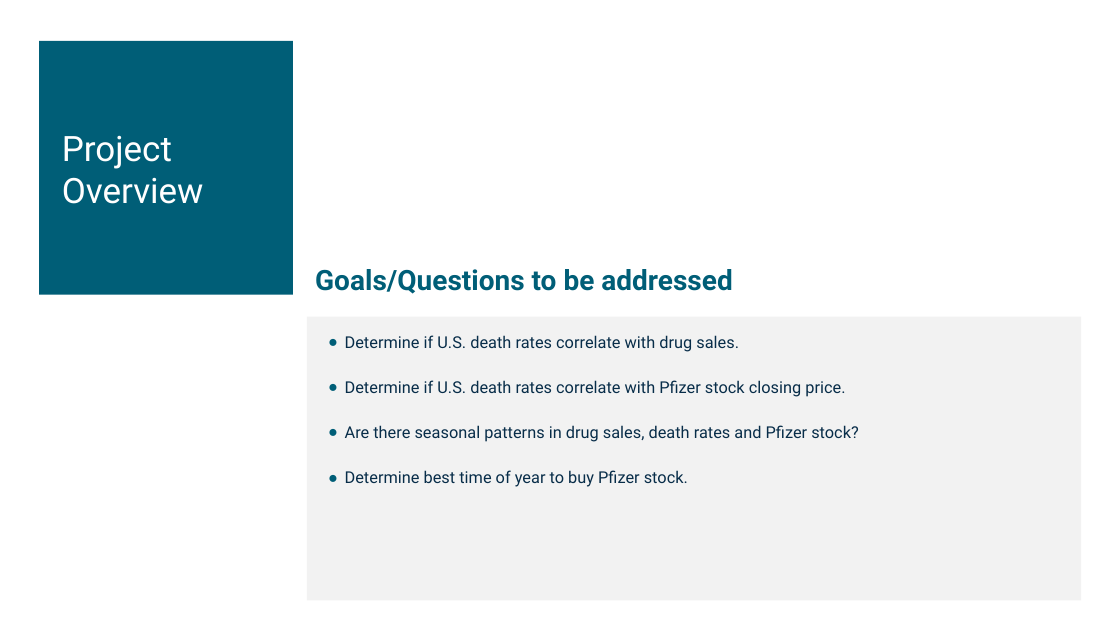
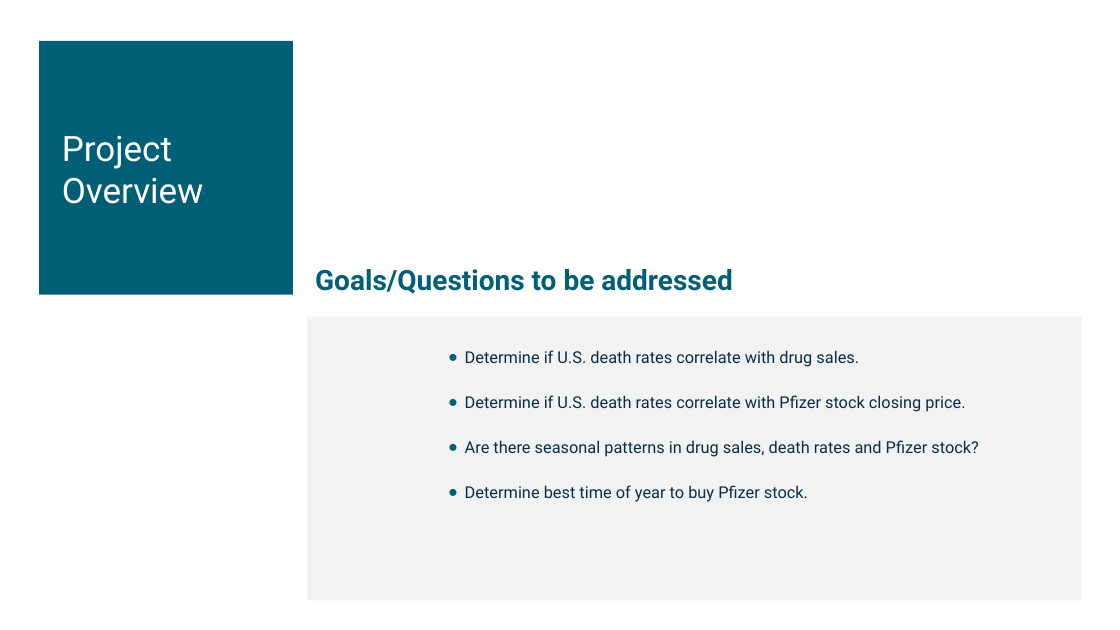
Before and after one commit to Birdfeathers/Project1--Healthcare_Devices, a slide deck: slide 3 of AI_Bootcamp_Project_1_Template - DRAFT FOR REVIEW 10.21.24.pptx. Drawn at 1120x630 pixels with LibreOffice and Linux fonts; fonts in the diff are those of the drawing. Boxes give left, top, right and bottom in pixels: in the first picture for what was removed or moved away, otherwise in the second. Text is boxed around its words. In the diff, an @@ line names an element or a change of style, - is before the commit and + after.

```diff
--- a/AI_Bootcamp_Project_1_Template - DRAFT FOR REVIEW 10.21.24.pptx
+++ b/AI_Bootcamp_Project_1_Template - DRAFT FOR REVIEW 10.21.24.pptx
@@ text "Determine if U.S. death rates ...": place and size @@
-text "Determine if U.S. death rates ..." at (345, 335, 859, 487)
+text "Determine if U.S. death rates ..." at (465, 350, 979, 502)
```
Also in this commit, not shown: 9 other slides changed, 2 slides added.
